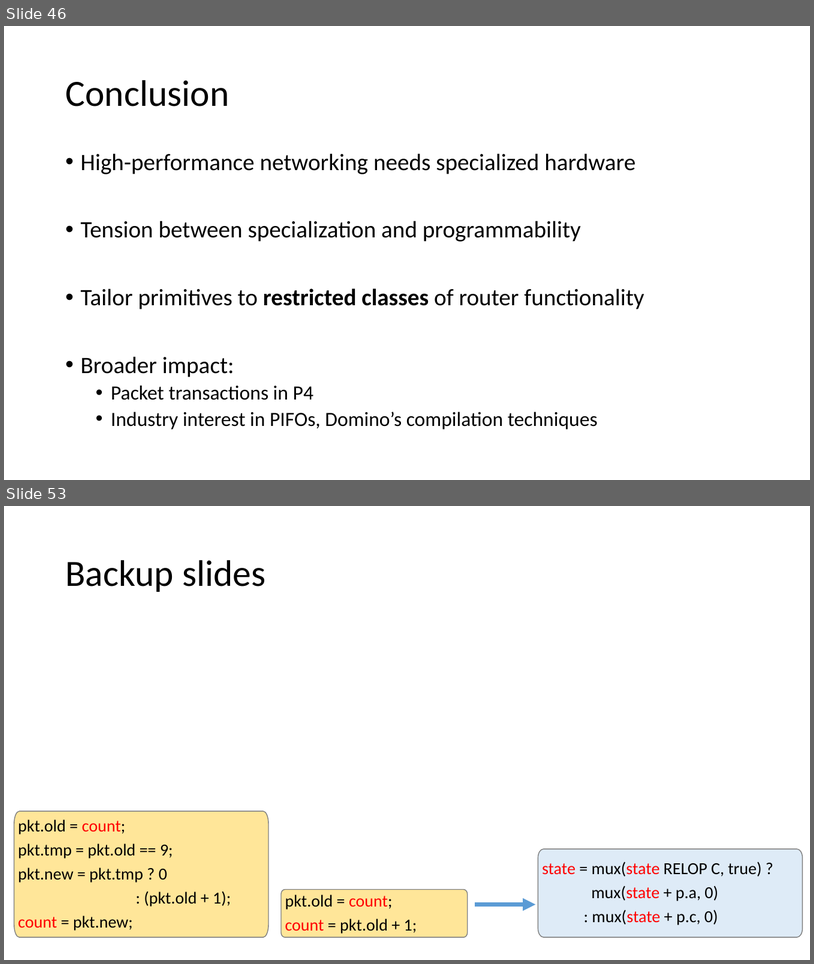
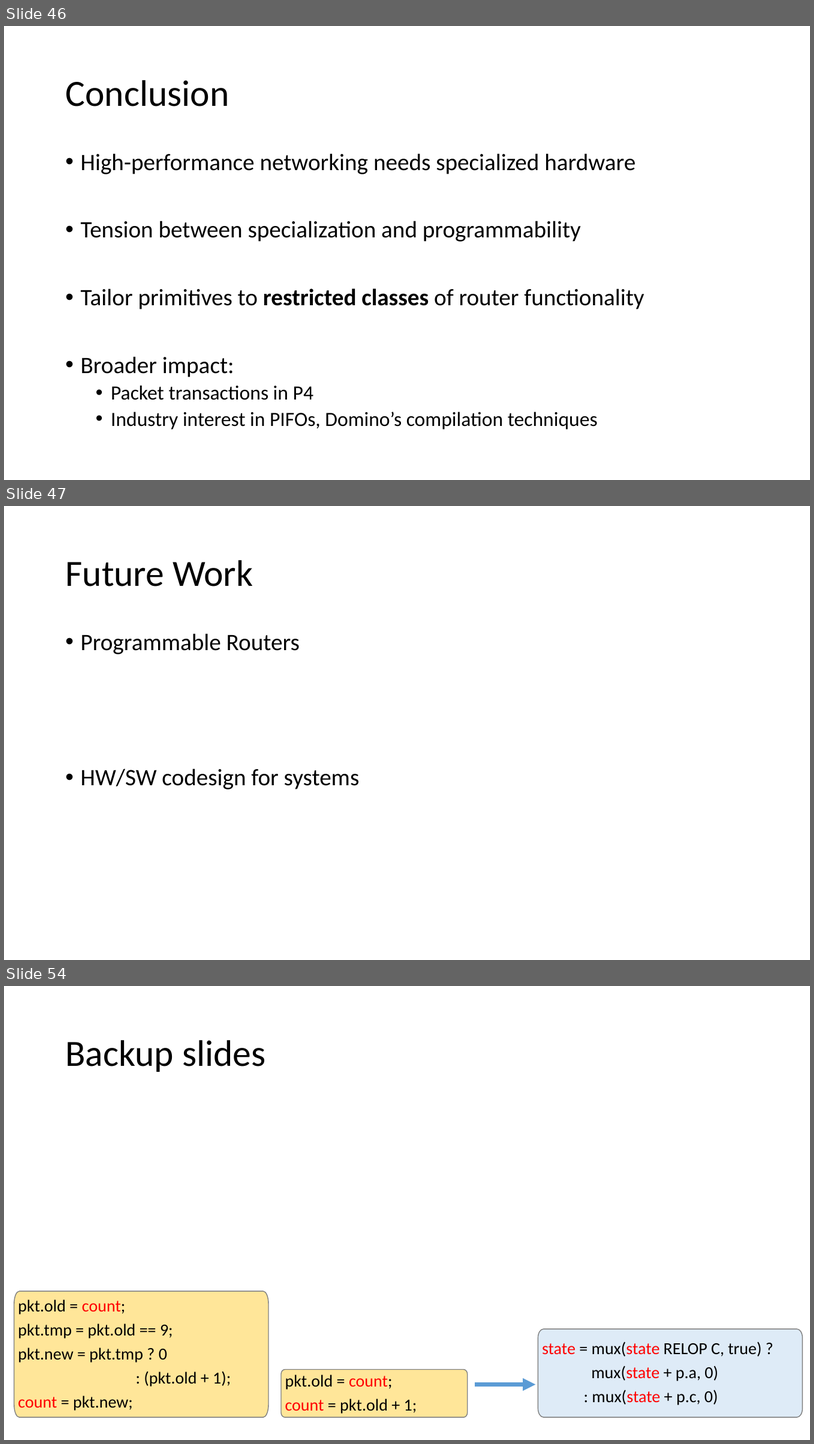
Before and after one commit to anirudhSK/pifo-domino-marple-ppts, a slide deck: combined_domino_pifo.pptx. Shown one above the other, each under a label of ours: slides 46 and 53 before the commit, slides 46, 47 and 54 after it; the slides between them are not shown. The pictures are 814x964 and 814x1444 pixels, drawn with LibreOffice and Linux fonts; fonts in the diff are those of the drawing. Boxes give left, top, right and bottom in pixels: in the first picture for what was removed or moved away, otherwise in the second. Text is boxed around its words. In the diff, an @@ line names an element or a change of style, - is before the commit and + after.

```diff
--- a/combined_domino_pifo.pptx
+++ b/combined_domino_pifo.pptx
@@ slide 47 added at (x1=4, y1=506, x2=810, y2=960), background #FFFFFF @@
@@ title added at (x1=65, y1=560, x2=253, y2=586), 44 pt, text #000000 @@
+Future Work
@@ text added at (x1=81, y1=633, x2=360, y2=789), 28 pt, text #000000 @@
+• Programmable Routers
+• HW/SW codesign for systems
@@ what was slide 53 is now slide 54 @@
```
Also in this commit, not shown: 7 slides changed, 2 other slides added, 2 slides removed, 1 other file.
